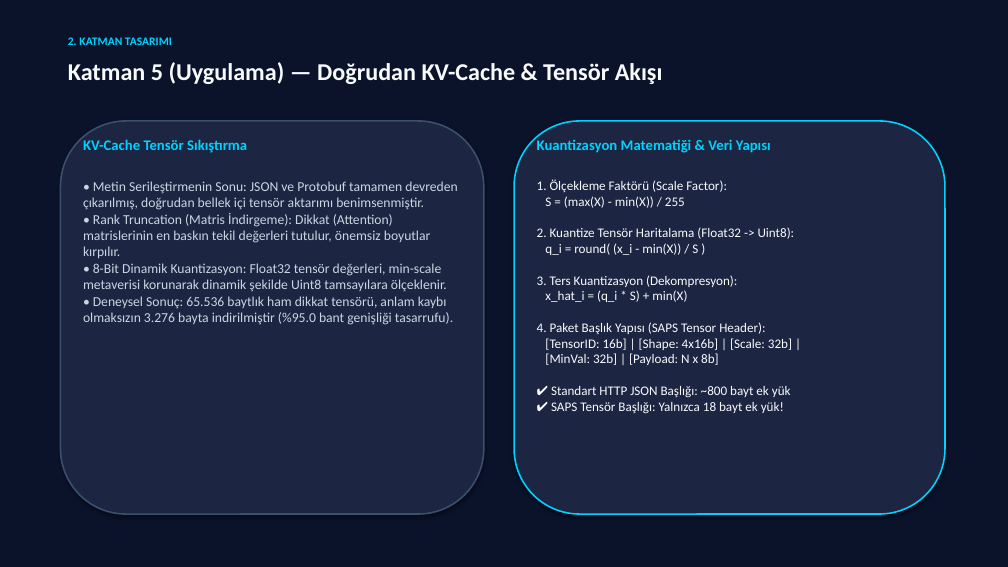
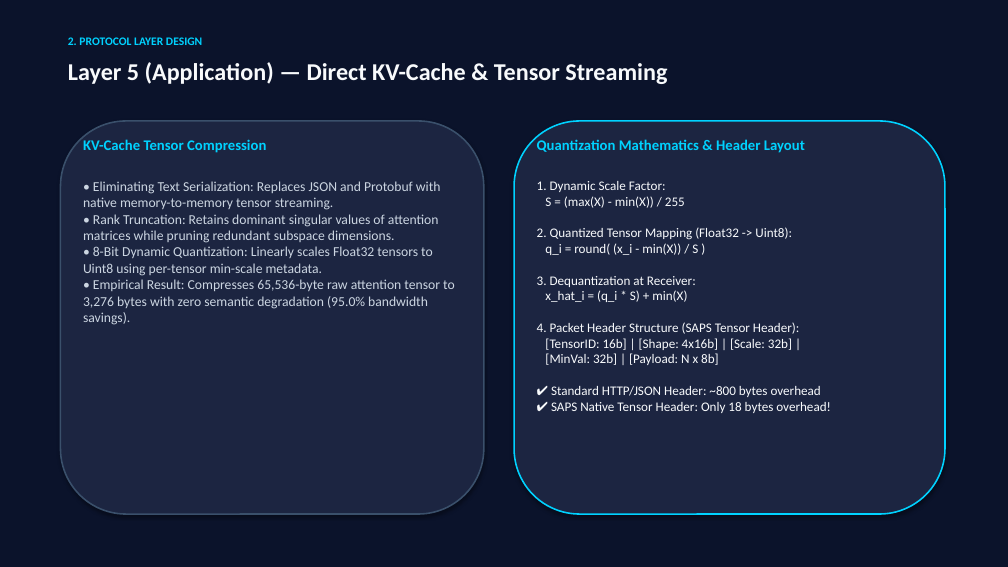
Before and after one commit to TalhaYolcu/saps, a slide deck: slide 8 of docs/SAPS_Presentation.pptx. Drawn at 1008x567 pixels with LibreOffice and Linux fonts; fonts in the diff are those of the drawing. Boxes give left, top, right and bottom in pixels: in the first picture for what was removed or moved away, otherwise in the second. Text is boxed around its words. In the diff, an @@ line names an element or a change of style, - is before the commit and + after.

```diff
--- a/docs/SAPS_Presentation.pptx
+++ b/docs/SAPS_Presentation.pptx
@@ text at bbox=[68, 37, 202, 45]: text changed @@
-2. KATMAN TASARIMI
+2. PROTOCOL LAYER DESIGN
@@ text at bbox=[68, 62, 667, 84]: text changed @@
-Katman 5 (Uygulama) — Doğrudan KV-Cache & Tensör Akışı
+Layer 5 (Application) — Direct KV-Cache & Tensor Streaming
@@ text at bbox=[83, 139, 266, 153]: text changed @@
-KV-Cache Tensör Sıkıştırma
+KV-Cache Tensor Compression
@@ text at bbox=[537, 139, 805, 153]: text changed @@
-Kuantizasyon Matematiği & Veri Yapısı
+Quantization Mathematics & Header Layout
@@ text at bbox=[83, 181, 455, 325]: text changed @@
-• Metin Serileştirmenin Sonu: JSON ve Protobuf tamamen devreden çıkarılmış, doğrudan bellek içi tensör aktarımı benimsenmiştir.
-• Rank Truncation (Matris İndirgeme): Dikkat (Attention) matrislerinin en baskın tekil değerleri tutulur, önemsiz boyutlar kırpılır.
-• 8-Bit Dinamik Kuantizasyon: Float32 tensör değerleri, min-scale metaverisi korunarak dinamik şekilde Uint8 tamsayılara ölçeklenir.
-• Deneysel Sonuç: 65.536 baytlık ham dikkat tensörü, anlam kaybı olmaksızın 3.276 bayta indirilmiştir (%95.0 bant genişliği tasarrufu).
+• Eliminating Text Serialization: Replaces JSON and Protobuf with native memory-to-memory tensor streaming.
+• Rank Truncation: Retains dominant singular values of attention matrices while pruning redundant subspace dimensions.
+• 8-Bit Dynamic Quantization: Linearly scales Float32 tensors to Uint8 using per-tensor min-scale metadata.
+• Empirical Result: Compresses 65,536-byte raw attention tensor to 3,276 bytes with zero semantic degradation (95.0% bandwidth savings).
@@ text at bbox=[537, 181, 831, 413]: text changed @@
-1. Ölçekleme Faktörü (Scale Factor):
-S = (max(X) - min(X)) / 255
-2. Kuantize Tensör Haritalama (Float32 -> Uint8):
-q_i = round( (x_i - min(X)) / S )
-3. Ters Kuantizasyon (Dekompresyon):
-x_hat_i = (q_i * S) + min(X)
-4. Paket Başlık Yapısı (SAPS Tensor Header):
-[TensorID: 16b] | [Shape: 4x16b] | [Scale: 32b] |
-[MinVal: 32b] | [Payload: N x 8b]
-✔ Standart HTTP JSON Başlığı: ~800 bayt ek yük
-✔ SAPS Tensör Başlığı: Yalnızca 18 bayt ek yük!
+1. Dynamic Scale Factor:
+S = (max(X) - min(X)) / 255
+2. Quantized Tensor Mapping (Float32 -> Uint8):
+q_i = round( (x_i - min(X)) / S )
+3. Dequantization at Receiver:
+x_hat_i = (q_i * S) + min(X)
+4. Packet Header Structure (SAPS Tensor Header):
+[TensorID: 16b] | [Shape: 4x16b] | [Scale: 32b] |
+[MinVal: 32b] | [Payload: N x 8b]
+✔ Standard HTTP/JSON Header: ~800 bytes overhead
+✔ SAPS Native Tensor Header: Only 18 bytes overhead!
```
Also in this commit, not shown: 23 other slides changed, 2 slides added, 2 slides removed, 2 other files.
